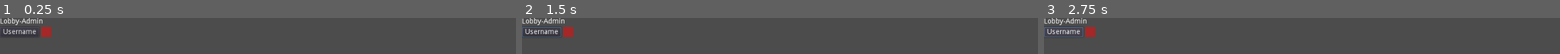
Above: before the commit, frames 1-3 (left to right).
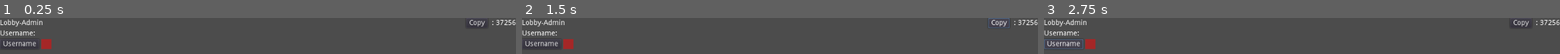
Above: after the commit, the same moments.

Repository: Reneator/Godot-Online-Bingo
Game: Godot game, scene res://Lobby/Lobby_Admin.tscn
Two runs of this game, one before a commit and one after it. Both use one fixed random seed, a clock stepped at 60 frames per second and the inputs below. This scene is started directly instead of the project's main scene.
Inputs (mouse positions are in pixels of both pictures, inside the frame that each line leads up to):
- Up to frame 1 (0.25 s): no input
- Up to frame 2 (1.5 s): click "Username" at 0.5 s; click (996, 23) at 1.25 s, where only the run after the commit has a clickable "Copy"
- Up to frame 3 (2.75 s): click "Username" at 2 s

The runs differ from the first frame. In frame 1, 3.9% of the frame differs, in the area x 0-100%, y 0-88%; in frame 2, 4.3%; in frame 3, 4.3%.

Commit message:
Added IP-Adress field to Host

Diff:
--- a/Lobby/Lobby_Admin.gd
+++ b/Lobby/Lobby_Admin.gd
@@ -2,9 +2,22 @@
 
 var session_manager = Session_Manager.new()
 
+var full_ip_string
 
 func _ready():
 	Game.connect("client_ready", self, "on_client_ready")
+	$HTTPRequest.connect("request_completed", self, "on_request_completed")
+	$HTTPRequest.request("https://api.ipify.org")
+	$HBoxContainer3/Username.text = Global.user_name
+
+func on_request_completed(result, response_code, headers, body):
+	var string = body.get_string_from_utf8()
+	var ip = string
+	var port = str(Global.port)
+	$HBoxContainer/HBoxContainer/IP_Address.text = ip
+	$HBoxContainer/HBoxContainer/Port.text = port
+	full_ip_string = ip+":"+port
+
 
 func on_client_ready(request_session):
 	print("on_client_ready!")
@@ -13,3 +26,11 @@
 	var client_session_json = client_session.as_json()
 
 	Game.rpc_id(client_session.peer_id, "start_game", client_session_json)
+
+
+func _on_Copy_IP_Button_pressed():
+	OS.set_clipboard(full_ip_string)
+
+	var clip_board = OS.get_clipboard()
+	if clip_board == full_ip_string:
+		print("Copied successfully")
--- a/Lobby/Lobby_Admin.tscn
+++ b/Lobby/Lobby_Admin.tscn
@@ -12,16 +12,58 @@
 "_edit_use_anchors_": false
 }
 
-[node name="Label" type="Label" parent="."]
+[node name="HBoxContainer" type="HBoxContainer" parent="."]
 margin_right = 1024.0
-margin_bottom = 14.0
+margin_bottom = 20.0
+
+[node name="Label" type="Label" parent="HBoxContainer"]
+margin_top = 3.0
+margin_right = 85.0
+margin_bottom = 17.0
 text = "Lobby-Admin"
+
+[node name="HBoxContainer" type="HBoxContainer" parent="HBoxContainer"]
+margin_left = 89.0
+margin_right = 1024.0
+margin_bottom = 20.0
+size_flags_horizontal = 3
+alignment = 2
+
+[node name="Copy_IP_Button" type="Button" parent="HBoxContainer/HBoxContainer"]
+margin_left = 837.0
+margin_right = 880.0
+margin_bottom = 20.0
+text = "Copy"
+
+[node name="IP_Address" type="Label" parent="HBoxContainer/HBoxContainer"]
+margin_left = 884.0
+margin_top = 3.0
+margin_right = 897.0
+margin_bottom = 17.0
+text = "IP"
+
+[node name="Label" type="Label" parent="HBoxContainer/HBoxContainer"]
+margin_left = 901.0
+margin_top = 3.0
+margin_right = 905.0
+margin_bottom = 17.0
+text = ":"
+__meta__ = {
+"_edit_use_anchors_": false
+}
+
+[node name="Port" type="Label" parent="HBoxContainer/HBoxContainer"]
+margin_left = 909.0
+margin_top = 3.0
+margin_right = 935.0
+margin_bottom = 17.0
+text = "Port"
 
 [node name="HBoxContainer2" type="HBoxContainer" parent="."]
 visible = false
-margin_top = 18.0
+margin_top = 24.0
 margin_right = 1024.0
-margin_bottom = 32.0
+margin_bottom = 38.0
 
 [node name="Label" type="Label" parent="HBoxContainer2"]
 margin_right = 66.0
@@ -34,16 +76,35 @@
 margin_bottom = 14.0
 text = "X1A5G"
 
-[node name="User_List" type="VBoxContainer" parent="."]
-margin_top = 18.0
+[node name="HBoxContainer3" type="HBoxContainer" parent="."]
+margin_top = 24.0
 margin_right = 1024.0
 margin_bottom = 38.0
+
+[node name="Label" type="Label" parent="HBoxContainer3"]
+margin_right = 70.0
+margin_bottom = 14.0
+text = "Username:"
+
+[node name="Username" type="Label" parent="HBoxContainer3"]
+margin_left = 74.0
+margin_right = 129.0
+margin_bottom = 14.0
+text = "Testuser"
+
+[node name="User_List" type="VBoxContainer" parent="."]
+margin_top = 42.0
+margin_right = 1024.0
+margin_bottom = 62.0
 
 [node name="HBoxContainer" parent="User_List" instance=ExtResource( 1 )]
 
 [node name="Bingo" parent="." instance=ExtResource( 2 )]
 anchor_right = 0.0
 anchor_bottom = 0.0
-margin_top = 42.0
+margin_top = 66.0
 margin_right = 1024.0
-margin_bottom = 42.0
+margin_bottom = 566.0
+
+[node name="HTTPRequest" type="HTTPRequest" parent="."]
+[connection signal="pressed" from="HBoxContainer/HBoxContainer/Copy_IP_Button" to="." method="_on_Copy_IP_Button_pressed"]
--- a/Main_Menu.tscn
+++ b/Main_Menu.tscn
@@ -10,9 +10,25 @@
 "_edit_use_anchors_": false
 }
 
+[node name="Score" type="HBoxContainer" parent="."]
+margin_right = 1024.0
+margin_bottom = 14.0
+
+[node name="Label" type="Label" parent="Score"]
+margin_right = 79.0
+margin_bottom = 14.0
+text = "Bingo Score:"
+
+[node name="Label2" type="Label" parent="Score"]
+margin_left = 83.0
+margin_right = 91.0
+margin_bottom = 14.0
+text = "0"
+
 [node name="HBoxContainer" type="HBoxContainer" parent="."]
+margin_top = 18.0
 margin_right = 1024.0
-margin_bottom = 24.0
+margin_bottom = 42.0
 
 [node name="Label" type="Label" parent="HBoxContainer"]
 margin_top = 5.0
@@ -43,9 +59,9 @@
 margin_bottom = 24.0
 
 [node name="HBoxContainer4" type="HBoxContainer" parent="."]
-margin_top = 28.0
+margin_top = 46.0
 margin_right = 1024.0
-margin_bottom = 52.0
+margin_bottom = 70.0
 
 [node name="Label" type="Label" parent="HBoxContainer4"]
 margin_top = 5.0
@@ -59,9 +75,9 @@
 margin_bottom = 24.0
 
 [node name="HBoxContainer3" type="HBoxContainer" parent="."]
-margin_top = 56.0
+margin_top = 74.0
 margin_right = 1024.0
-margin_bottom = 76.0
+margin_bottom = 94.0
 
 [node name="Join_Game_Button" type="Button" parent="HBoxContainer3"]
 margin_right = 35.0
@@ -75,9 +91,9 @@
 text = "Create Game"
 
 [node name="ErrorLabel" type="Label" parent="."]
-margin_top = 80.0
+margin_top = 98.0
 margin_right = 1024.0
-margin_bottom = 94.0
+margin_bottom = 112.0
 custom_colors/font_color = Color( 0.74902, 0.0509804, 0.0509804, 1 )
 [connection signal="pressed" from="HBoxContainer3/Join_Game_Button" to="." method="_on_Join_Game_Button_pressed"]
 [connection signal="pressed" from="HBoxContainer3/Create_Game_Button" to="." method="_on_Create_Game_Button_pressed"]
Not shown, added: export_presets.cfg
